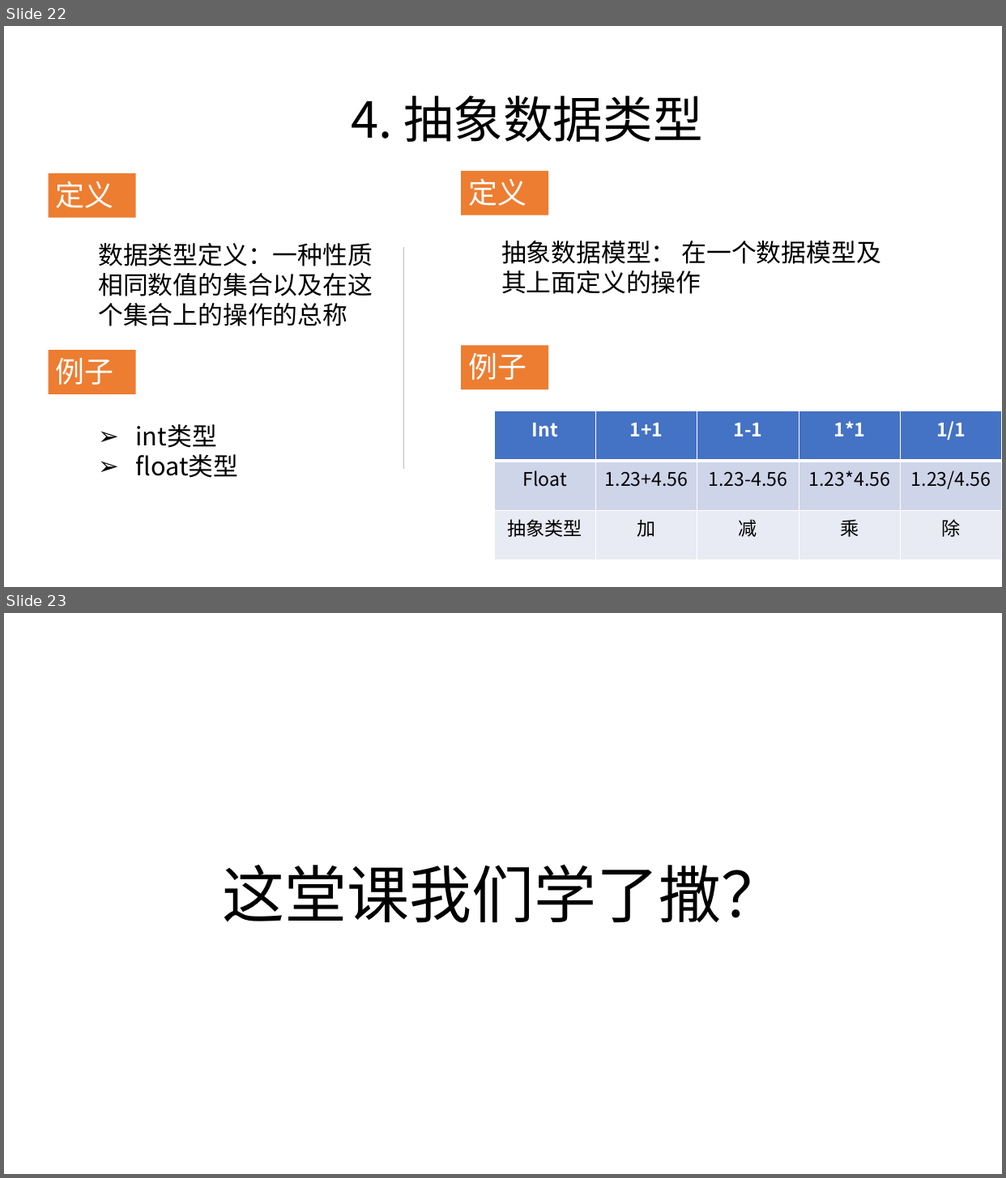
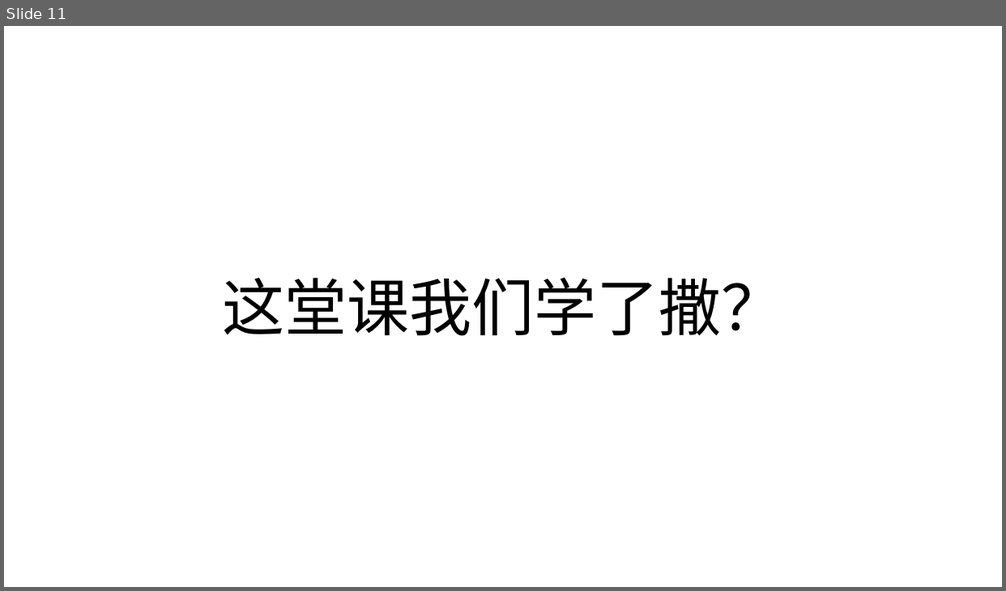
Before and after one commit to zjyesir/hmc_data_structure, a slide deck: 2.线性表.pptx. Shown one above the other, each under a label of ours: slides 22 and 23 before the commit, slide 11 after it. The pictures are 1006x1178 and 1006x591 pixels, drawn with LibreOffice and Linux fonts; fonts in the diff are those of the drawing; background and template pictures are left out. Boxes give left, top, right and bottom in pixels: in the first picture for what was removed or moved away, otherwise in the second. Text is boxed around its words. In the diff, an @@ line names an element or a change of style, - is before the commit and + after.

```diff
--- a/2.线性表.pptx
+++ b/2.线性表.pptx
@@ slide 22 removed at bbox=[4, 26, 1002, 587], background picture (left out) @@
@@ text removed at bbox=[351, 96, 703, 142] @@
-4. 抽象数据类型
@@ rectangle removed at bbox=[462, 171, 549, 216] @@
-定义
@@ rectangle removed at bbox=[49, 173, 136, 218] @@
-定义
@@ text removed at bbox=[98, 243, 373, 327] @@
-数据类型定义：一种性质相同数值的集合以及在这个集合上的操作的总称
@@ text removed at bbox=[501, 241, 881, 294] @@
-抽象数据模型： 在一个数据模型及其上面定义的操作
@@ line removed from (404, 248) to (404, 468) @@
@@ rectangle removed at bbox=[49, 350, 136, 395] @@
-例子
@@ rectangle removed at bbox=[462, 346, 549, 390] @@
-例子
@@ table removed at bbox=[494, 412, 1002, 561], 3 rows, 5 columns @@
-Int | 1+1 | 1-1 | 1*1 | 1/1
-Float | 1.23+4.56 | 1.23-4.56 | 1.23*4.56 | 1.23/4.56
-抽象类型 | 加 | 减 | 乘 | 除
@@ text removed at bbox=[135, 425, 238, 478] @@
-➢ int类型
-➢ float类型
@@ what was slide 23 is now slide 11 @@
```
Also in this commit, not shown: 2 slides changed, 9 slides added, 19 other slides removed, 1 other file.
